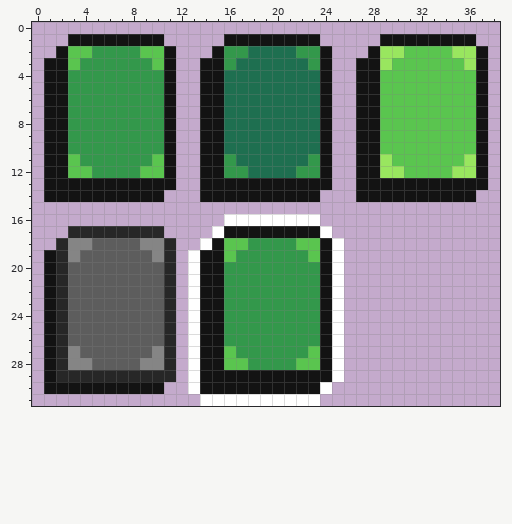
Two states of a pixel-art file, resources/sprites/GUI/icons/other_icons/draw_deck_button.aseprite. Above: the version before the commit.
39x32 pixels, 1 frame.
Once edited:
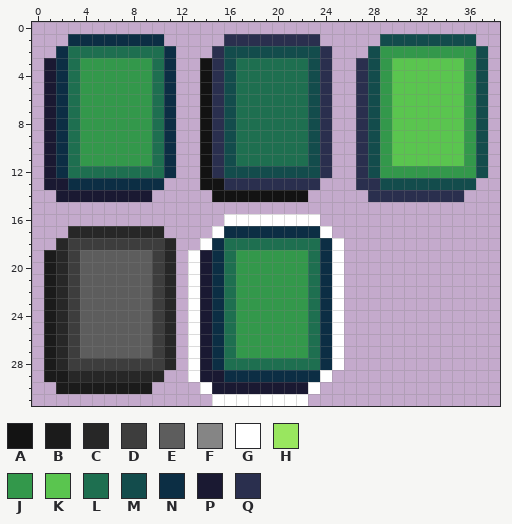
Palette (. is transparent): A #131313  B #1b1b1b  C #272727  D #3d3d3d  E #5d5d5d  F #858585  G #ffffff  H #99e65f  J #33984b  K #5ac54f  L #1e6f50  M #134c4c  N #0c2e44  P #1a1932  Q #2a2f4e
What changed:
The edit turns colour A into colour B in rows 19 to 29 at x 1; in row 30 at x 2 to 9.
The edit turns colour C into colour B in row 29 at x 2.
The edit turns colour E into colour D in row 18 at x 5 to 8; in rows 20 to 26 at x 3 and 10; in row 28 at x 5 to 8.
The edit turns colour F into colour D in row 18 at x 3 to 4 and 9 to 10; in row 19 at x 3 and 10; in row 27 at x 3 and 10; in row 28 at x 3 to 4 and 9 to 10.
The edit turns colour A into colour G in row 29 at x 24; in row 30 at x 14 and 23.
The edit turns colour H into colour J in row 2 at x 29 to 30 and 35 to 36; in row 3 at x 29 and 36; in row 11 at x 29 and 36; in row 12 at x 29 to 30 and 35 to 36.
The edit turns colour K into colour J in row 2 at x 31 to 34; in rows 4 to 10 at x 29 and 36; in row 12 at x 31 to 34.
The edit turns colour J into colour L in row 2 at x 5 to 8; in rows 4 to 10 at x 3 and 10; in row 12 at x 5 to 8; in row 18 at x 18 to 21; in rows 20 to 26 at x 16 and 23; in row 28 at x 18 to 21.
The edit turns colour K into colour L in row 2 at x 3 to 4 and 9 to 10; in row 3 at x 3 and 10; in row 11 at x 3 and 10; in row 12 at x 3 to 4 and 9 to 10; in row 18 at x 16 to 17 and 22 to 23; in row 19 at x 16 and 23.
The edit turns colour K into colour L in row 27 at x 16 and 23; in row 28 at x 16 to 17 and 22 to 23.
The edit turns colour A into colour M in row 1 at x 29 to 36; in rows 2 to 12 at x 28 and 37; in row 13 at x 29 to 36.
The edit turns colour J into colour M in row 2 at x 16 to 17 and 22 to 23; in row 3 at x 16 and 23; in row 11 at x 16 and 23; in row 12 at x 16 to 17 and 22 to 23.
The edit turns colour L into colour M in row 2 at x 18 to 21; in rows 4 to 10 at x 16 and 23; in row 12 at x 18 to 21.
The edit turns colour A into colour N in row 1 at x 3 to 10; in rows 2 to 12 at x 2 and 11; in row 13 at x 3 to 10; in row 17 at x 16 to 23; in rows 18 to 28 at x 15 and 24; in row 29 at x 16 to 23.
The edit turns colour A into colour P in rows 3 to 12 at x 1; in row 13 at x 1 to 2; in row 14 at x 2 to 9; in rows 19 to 28 at x 14; in row 29 at x 14 to 15; in row 30 at x 15 to 22.
The edit turns colour A into colour Q in row 1 at x 16 to 23; in row 2 at x 15 and 24; in rows 3 to 12 at x 15, 24 and 27; in row 13 at x 16 to 23 and 27 to 28; in row 14 at x 28 to 35.
Colour A is gone in row 13 at x 11, 24 and 37; in row 14 at x 1, 10, 14, 23, 27 and 36; in row 30 at x 1 and 10.
Colour C is gone in row 29 at x 11.
Colour G is gone in row 29 at x 25; in row 30 at x 13 and 24; in row 31 at x 14 and 23.
